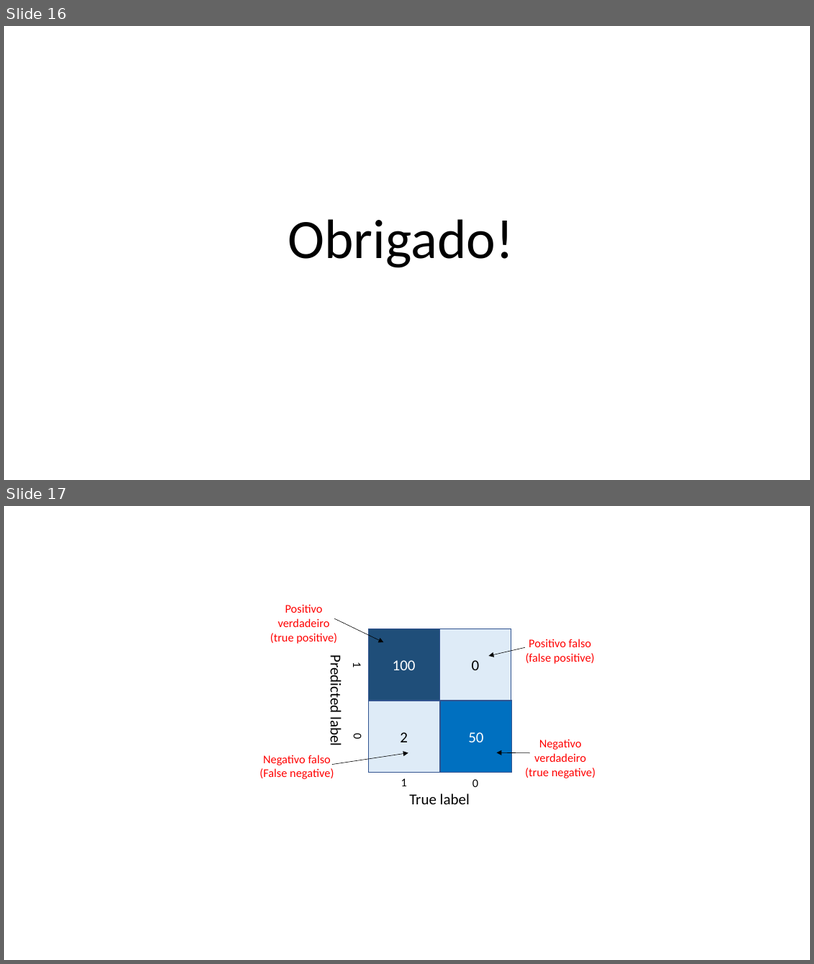
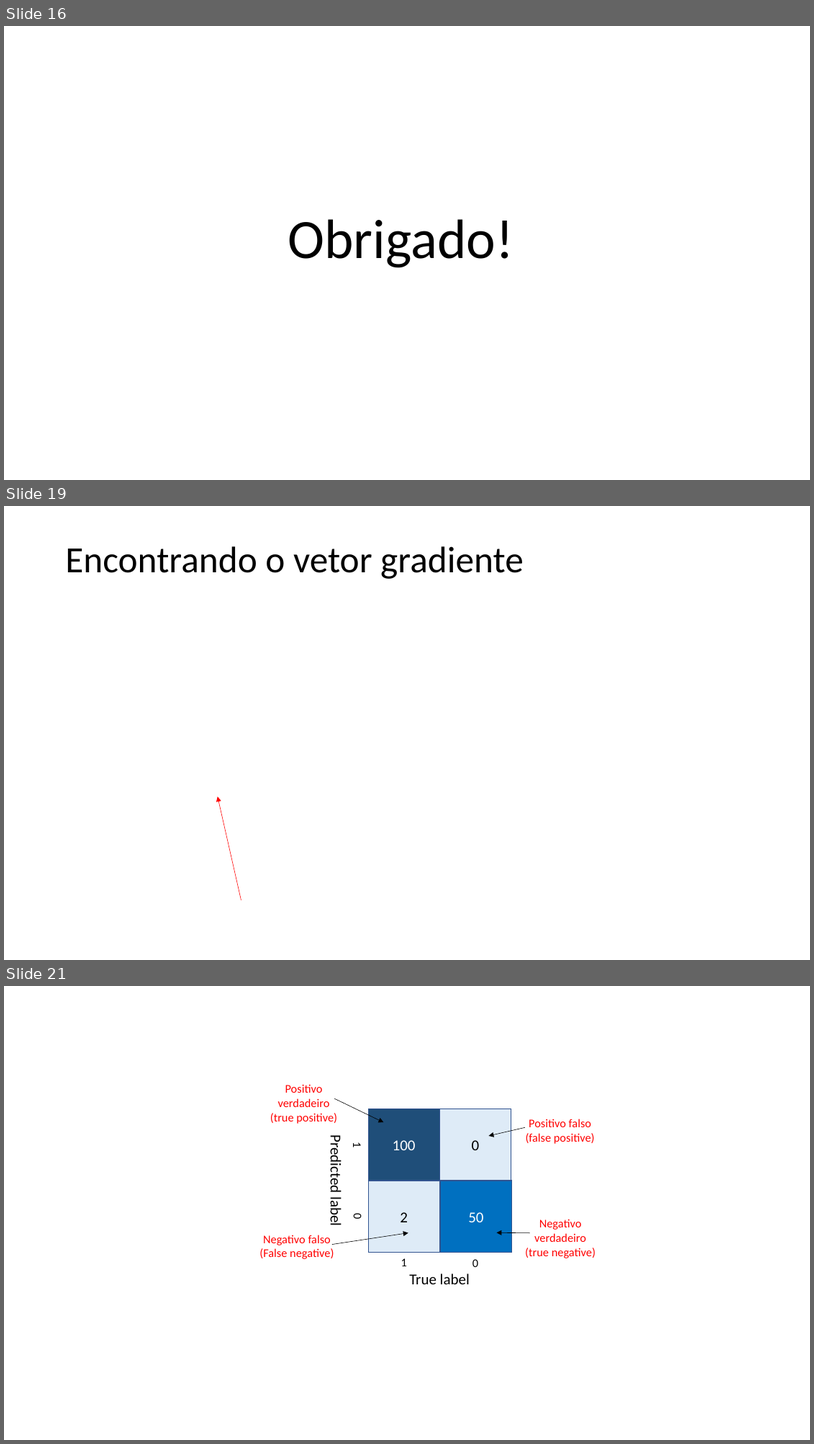
Before and after one commit to zz4fap/t320_aprendizado_de_maquina, a slide deck: slides/T320_Classificação (Parte III).pptx. Shown one above the other, each under a label of ours: slides 16 and 17 before the commit, slides 16, 19 and 21 after it; the slides between them are not shown. The pictures are 814x964 and 814x1444 pixels, drawn with LibreOffice and Linux fonts; fonts in the diff are those of the drawing; grey boxes stand for pictures. Boxes give left, top, right and bottom in pixels: in the first picture for what was removed or moved away, otherwise in the second. Text is boxed around its words. In the diff, an @@ line names an element or a change of style, - is before the commit and + after.

```diff
--- a/slides/T320_Classificação (Parte III).pptx
+++ b/slides/T320_Classificação (Parte III).pptx
@@ slide 19 added at (4,506,810,960), background #FFFFFF @@
@@ title added at (65,546,524,579), 44 pt, text #000000 @@
+Encontrando o vetor gradiente
@@ arrow added from (241, 900) to (218, 796), #FF0000 0.5 pt @@
@@ what was slide 17 is now slide 21 @@
```
Also in this commit, not shown: 2 slides changed, 3 other slides added, 1 slide removed, 3 other files.
